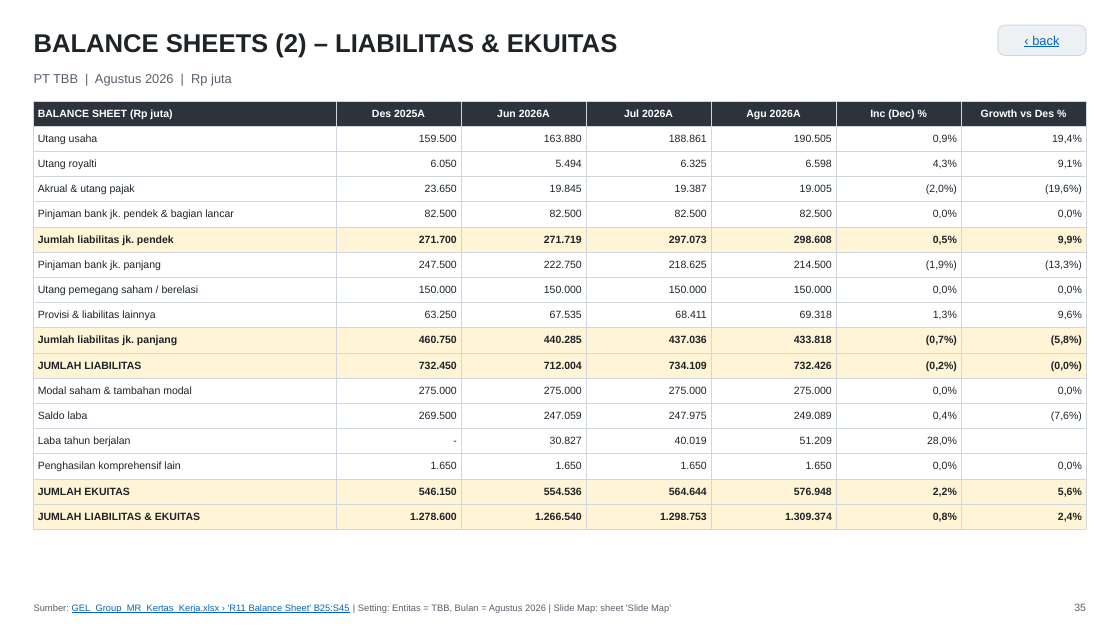
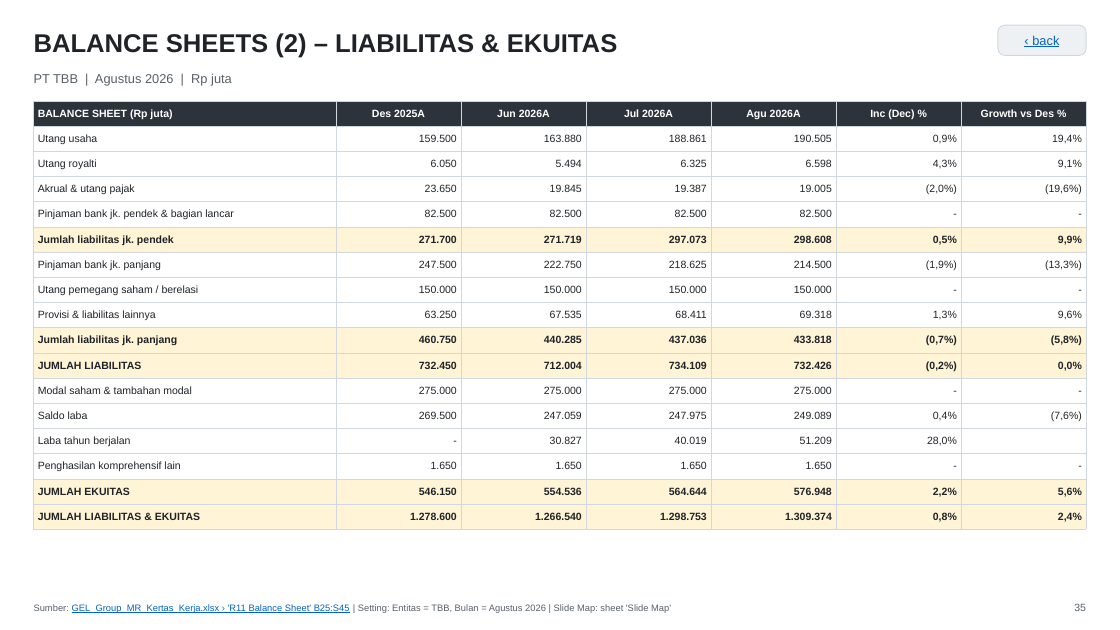
Before and after one commit to Riana-2106/Riana-NextGen-Builders-Final-Project, a slide deck: slide 35 of docs/fpa-global-energy-group/gel-group-management-report/GEL_Group_Management_Report.pptx. Drawn at 1120x630 pixels with LibreOffice and Linux fonts; fonts in the diff are those of the drawing. Boxes give left, top, right and bottom in pixels: in the first picture for what was removed or moved away, otherwise in the second. Text is boxed around its words. In the diff, an @@ line names an element or a change of style, - is before the commit and + after.

```diff
--- a/docs/fpa-global-energy-group/gel-group-management-report/GEL_Group_Management_Report.pptx
+++ b/docs/fpa-global-energy-group/gel-group-management-report/GEL_Group_Management_Report.pptx
@@ table at (x1=34, y1=101, x2=1087, y2=526) @@
-row 5, column 6: 0,0%
+row 5, column 6: -
-row 5, column 7: 0,0%
+row 5, column 7: -
-row 8, column 6: 0,0%
+row 8, column 6: -
-row 8, column 7: 0,0%
+row 8, column 7: -
-row 11, column 7: (0,0%)
+row 11, column 7: 0,0%
-row 12, column 6: 0,0%
+row 12, column 6: -
-row 12, column 7: 0,0%
+row 12, column 7: -
-row 15, column 6: 0,0%
+row 15, column 6: -
-row 15, column 7: 0,0%
+row 15, column 7: -
```
Also in this commit, not shown: 41 other slides changed, 1 other file.
